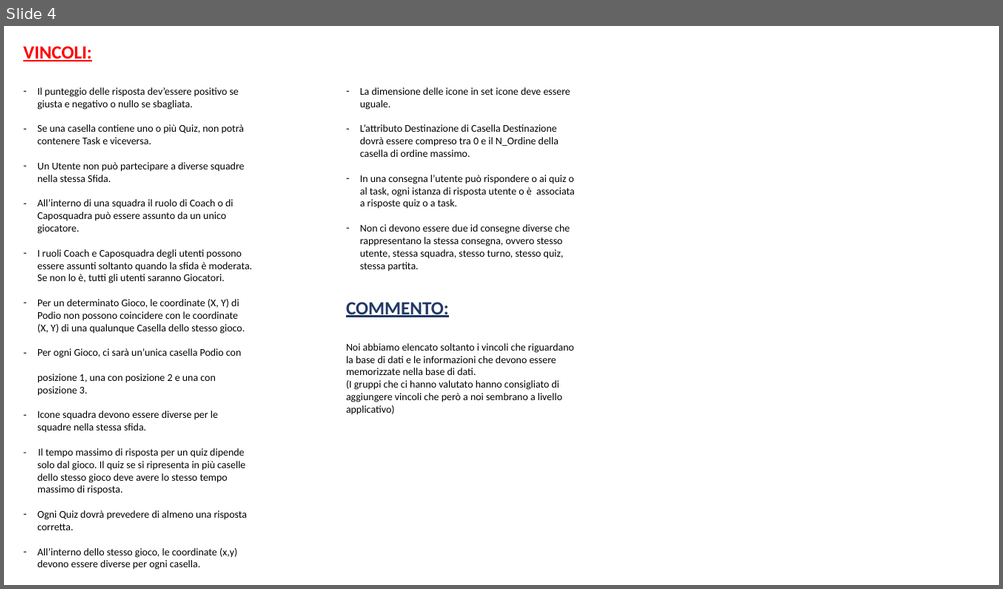
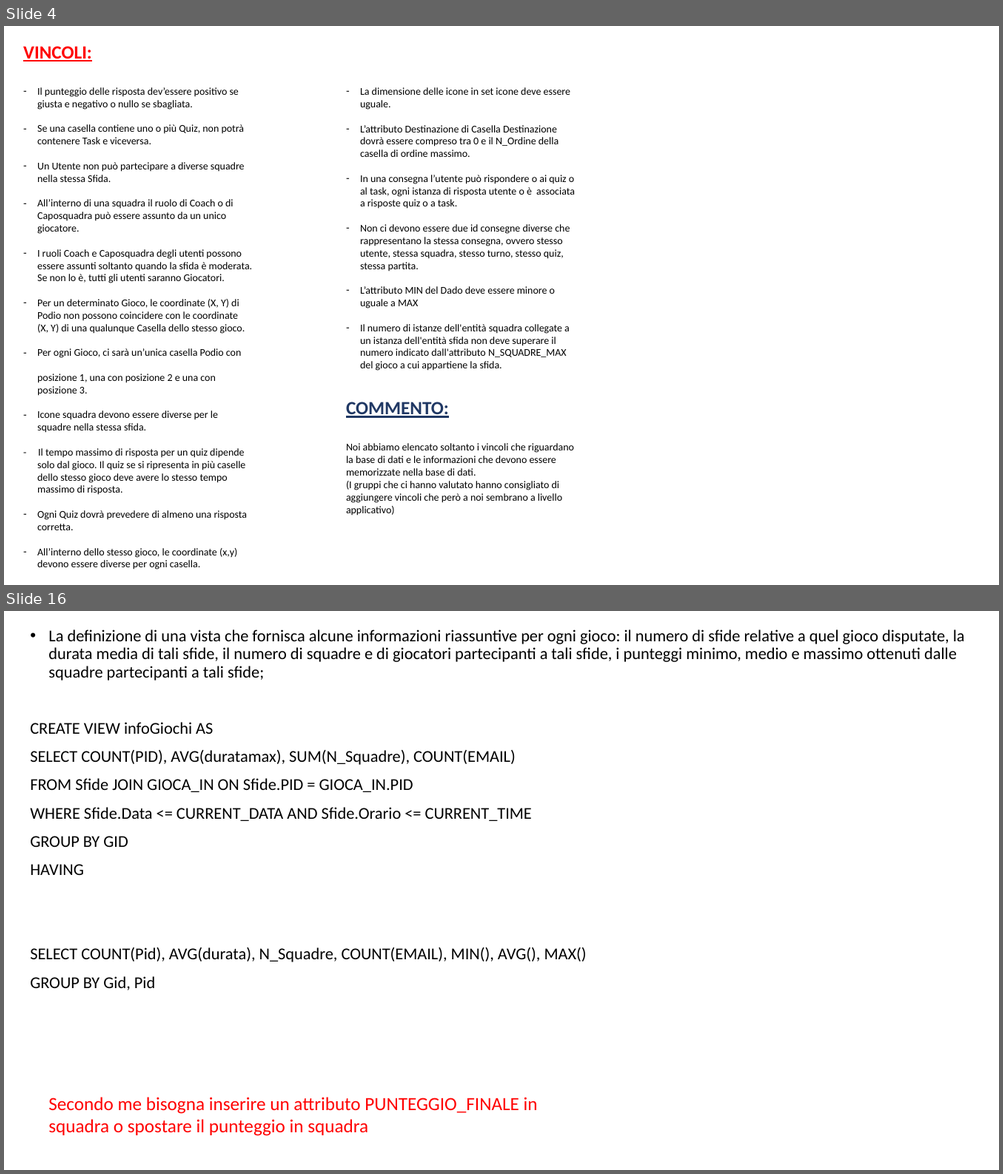
Before and after one commit to DavideGit-cs/BD_Progetto_Gruppo11, a slide deck: Vincoli_Domini_BDProgetto_finale.pptx. Shown one above the other, each under a label of ours: slide 4 before the commit, slides 4 and 16 after it; the slides between them are not shown. The pictures are 1003x589 and 1003x1174 pixels, drawn with LibreOffice and Linux fonts; fonts in the diff are those of the drawing. Boxes give left, top, right and bottom in pixels: in the first picture for what was removed or moved away, otherwise in the second. Text is boxed around its words. In the diff, an @@ line names an element or a change of style, - is before the commit and + after.

```diff
--- a/Vincoli_Domini_BDProgetto_finale.pptx
+++ b/Vincoli_Domini_BDProgetto_finale.pptx
@@ slide 16 added at (4,611,999,1170), background #FFFFFF @@
@@ text added at (30,629,965,991), 16 pt, text #000000 @@
+• La definizione di una vista che fornisca alcune informazioni riassuntive per ogni gioco: il numero di sfide relative a quel gioco disputate, la durata media di tali sfide, il numero di squadre e di giocatori partecipanti a tali sfide, i punteggi minimo, medio e massimo ottenuti dalle squadre partecipanti a tali sfide;
+CREATE VIEW infoGiochi AS
+SELECT COUNT(PID), AVG(duratamax), SUM(N_Squadre), COUNT(EMAIL)
+FROM Sfide JOIN GIOCA_IN ON Sfide.PID = GIOCA_IN.PID
+WHERE Sfide.Data <= CURRENT_DATA AND Sfide.Orario <= CURRENT_TIME
+GROUP BY GID
+HAVING
+SELECT COUNT(Pid), AVG(durata), N_Squadre, COUNT(EMAIL), MIN(), AVG(), MAX()
+GROUP BY Gid, Pid
@@ text added at (48,1097,538,1136), 18 pt, text #FF0000 @@
+Secondo me bisogna inserire un attributo PUNTEGGIO_FINALE in squadra o spostare il punteggio in squadra
@@ slide 4 changed as well @@
@@ text at (360,286,569,371): paragraphs added @@
+– L’attributo MIN del Dado deve essere minore o uguale a MAX
+– Il numero di istanze dell'entità squadra collegate a un istanza dell'entità sfida non deve superare il numero indicato dall'attributo N_SQUADRE_MAX del gioco a cui appartiene la sfida.
@@ text "COMMENTO:": place and size @@
-text "COMMENTO:" at (346,302,574,415)
+text "COMMENTO:" at (346,402,574,516)
```
Also in this commit, not shown: 2 other slides changed, 14 other slides added, 1 slide removed, 1 other file.
